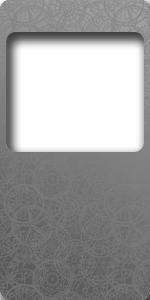
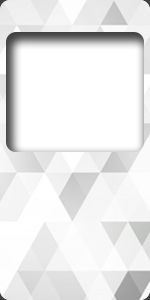
Two versions of the same layered image (150 × 300). Layer-by-layer changes:
hid "Calque 2" over [0,0,150,300]
added layer "Calque 3" above "Fond carte" over [0,0,150,300]
hid "Fond carte" over [0,0,150,300]
